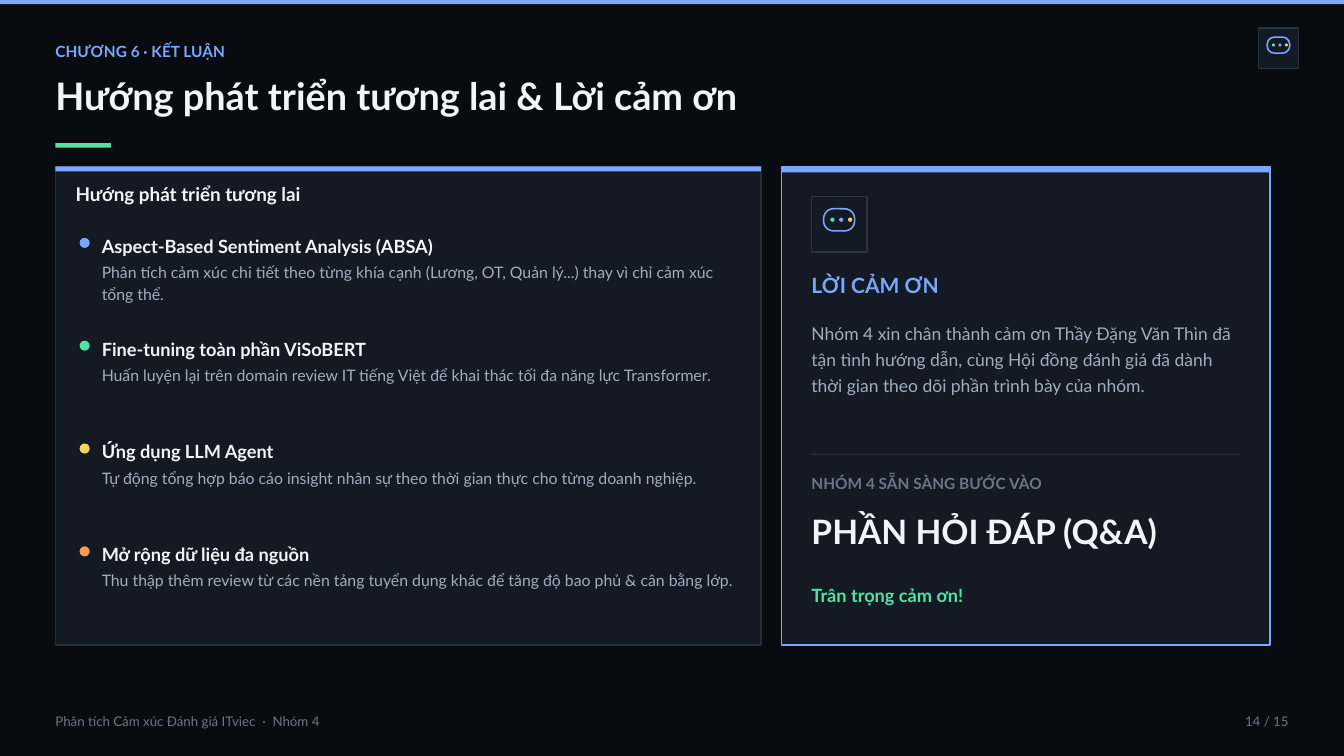
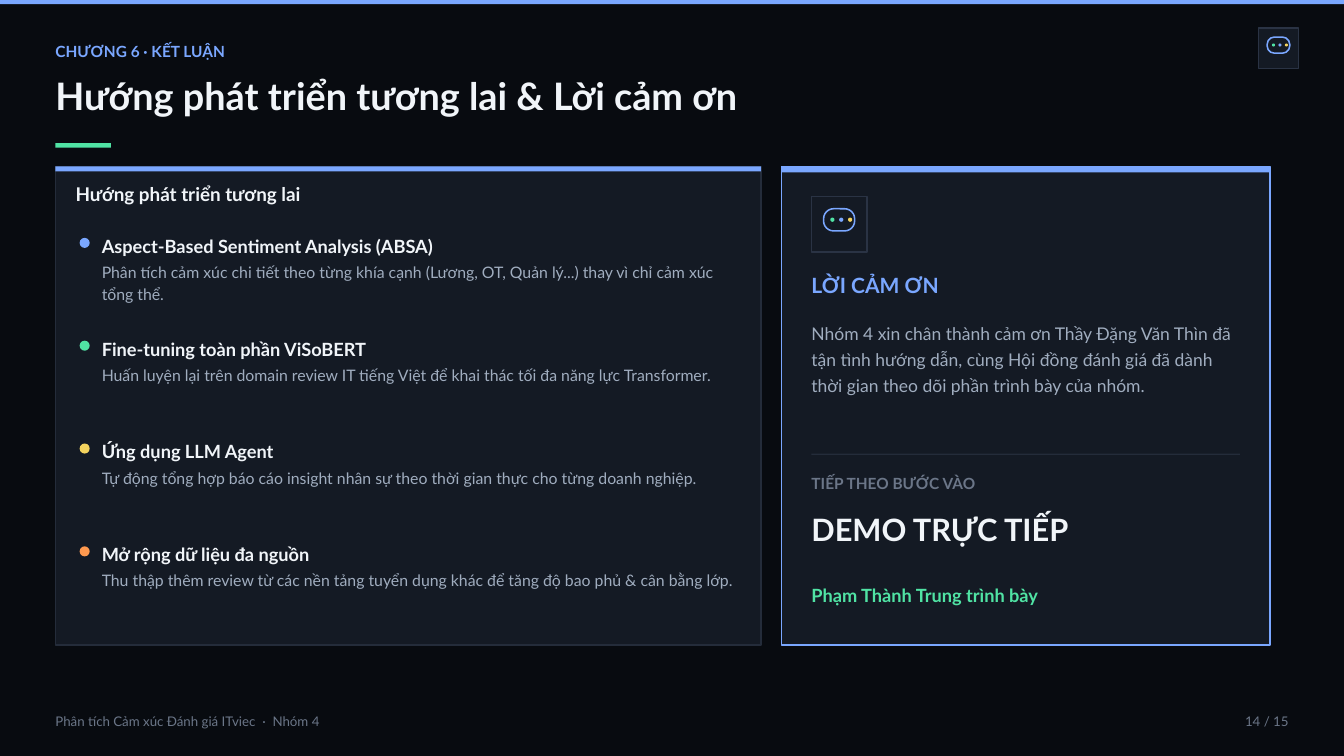
Before and after one commit to duyvv1712/NLP-Sentiment-Analysis-ITviec, a slide deck: slide 15 of reports/slides/NLP_ITviec_Sentiment_Slides.pptx. Drawn at 1344x756 pixels with LibreOffice and Linux fonts; fonts in the diff are those of the drawing. Boxes give left, top, right and bottom in pixels: in the first picture for what was removed or moved away, otherwise in the second. Text is boxed around its words. In the diff, an @@ line names an element or a change of style, - is before the commit and + after.

```diff
--- a/reports/slides/NLP_ITviec_Sentiment_Slides.pptx
+++ b/reports/slides/NLP_ITviec_Sentiment_Slides.pptx
@@ text at (811, 475, 976, 489): text changed @@
-NHÓM 4 SẴN SÀNG BƯỚC VÀO
+TIẾP THEO BƯỚC VÀO
@@ text at (811, 514, 1068, 547): text changed; size 24 to 22 pt @@
-PHẦN HỎI ĐÁP (Q&A)
+DEMO TRỰC TIẾP
@@ text at (811, 588, 1038, 606): text changed @@
-Trân trọng cảm ơn!
+Phạm Thành Trung trình bày
```
Also in this commit, not shown: 10 other slides changed, 3 other files.
